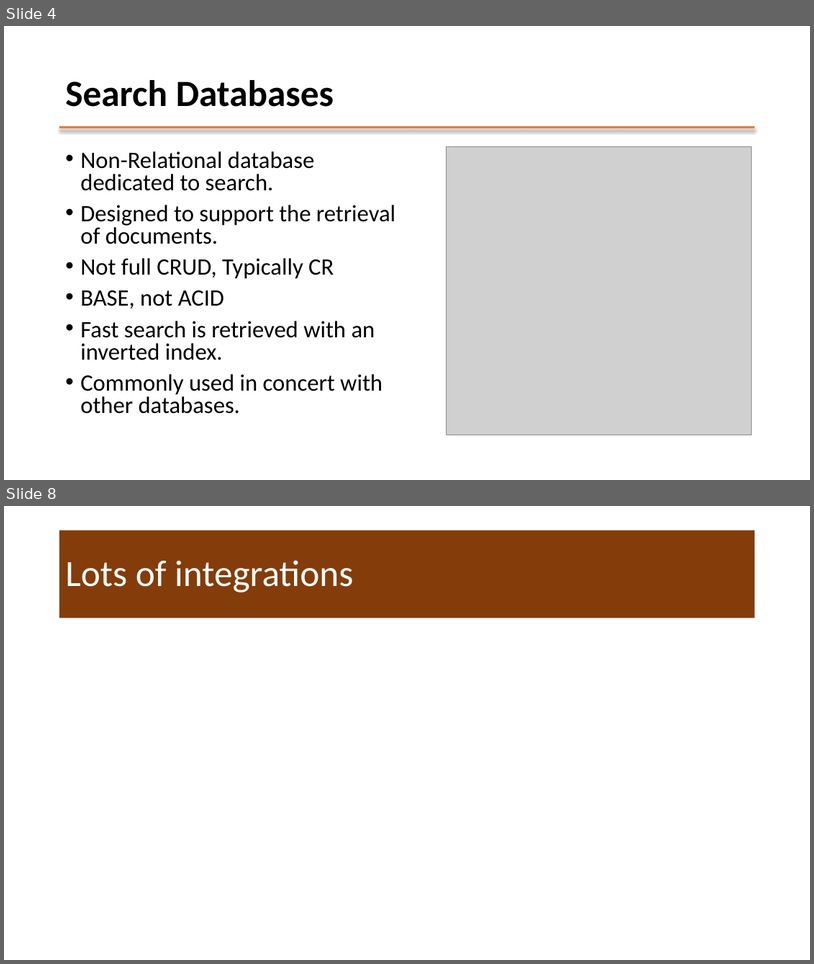
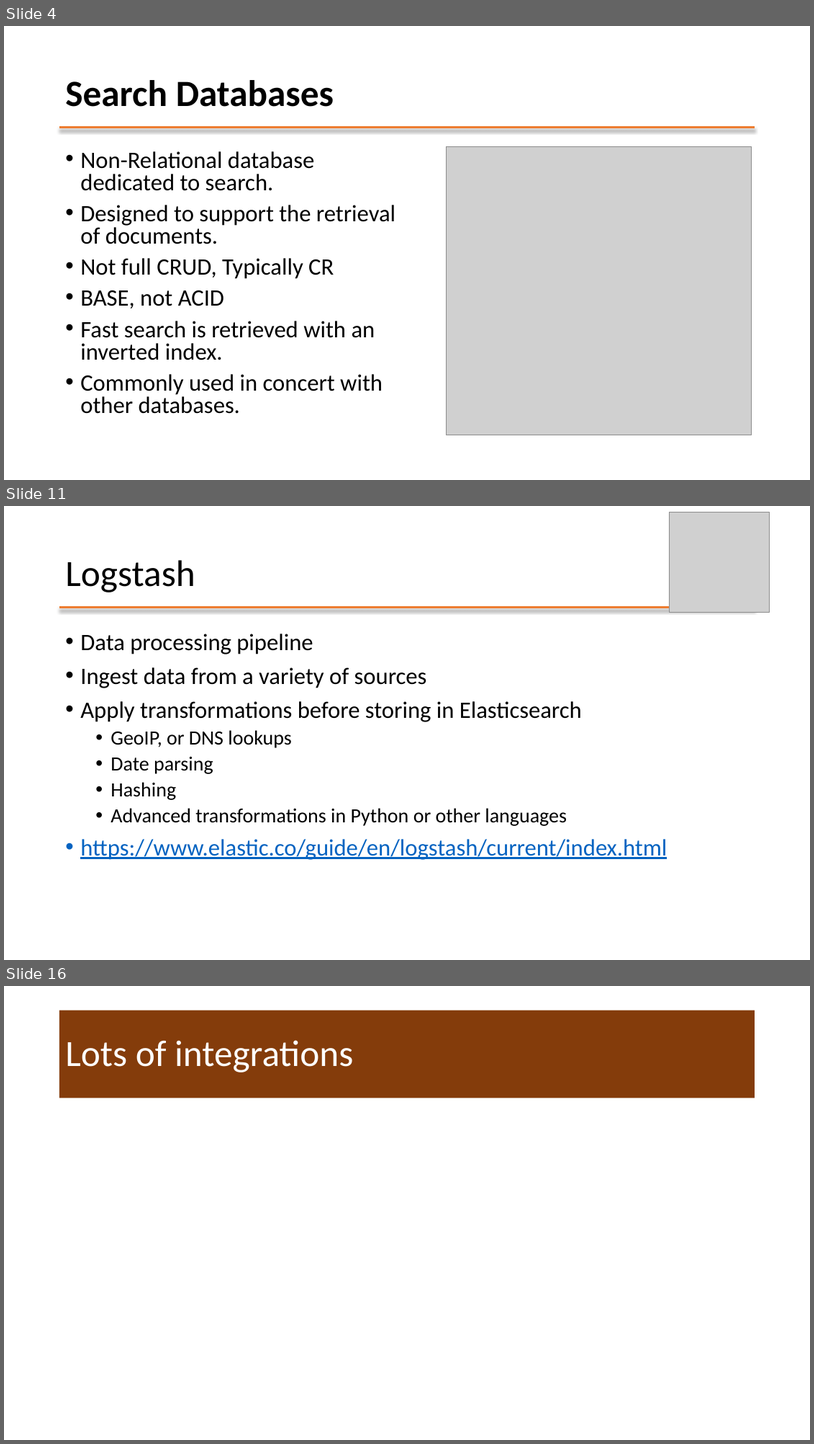
Before and after one commit to mafudge/ist769-old, a slide deck: content/J-Search/J-Search.pptx. Shown one above the other, each under a label of ours: slides 4 and 8 before the commit, slides 4, 11 and 16 after it; the slides between them are not shown. The pictures are 814x964 and 814x1444 pixels, drawn with LibreOffice and Linux fonts; fonts in the diff are those of the drawing; grey boxes stand for pictures. Boxes give left, top, right and bottom in pixels: in the first picture for what was removed or moved away, otherwise in the second. Text is boxed around its words. In the diff, an @@ line names an element or a change of style, - is before the commit and + after.

Commit message:
elastic

```diff
--- a/content/J-Search/J-Search.pptx
+++ b/content/J-Search/J-Search.pptx
@@ slide 11 added at [4,506,810,960], background #FFFFFF; not listed: 1 template element that a slide beside it also shows @@
@@ picture added at [669,512,769,612] @@
@@ title added at [65,560,195,592], 44 pt, text #000000 @@
+Logstash
@@ text added at [80,633,667,860], 28 pt, text #000000 @@
+• Data processing pipeline
+• Ingest data from a variety of sources
+• Apply transformations before storing in Elasticsearch
+  • GeoIP, or DNS lookups
+  • Date parsing
+  • Hashing
+  • Advanced transformations in Python or other languages
+• https://www.elastic.co/guide/en/logstash/current/index.html
@@ what was slide 8 is now slide 16 @@
```
Also in this commit, not shown: 2 slides changed, 8 other slides added, 1 slide removed, 2 other files.
